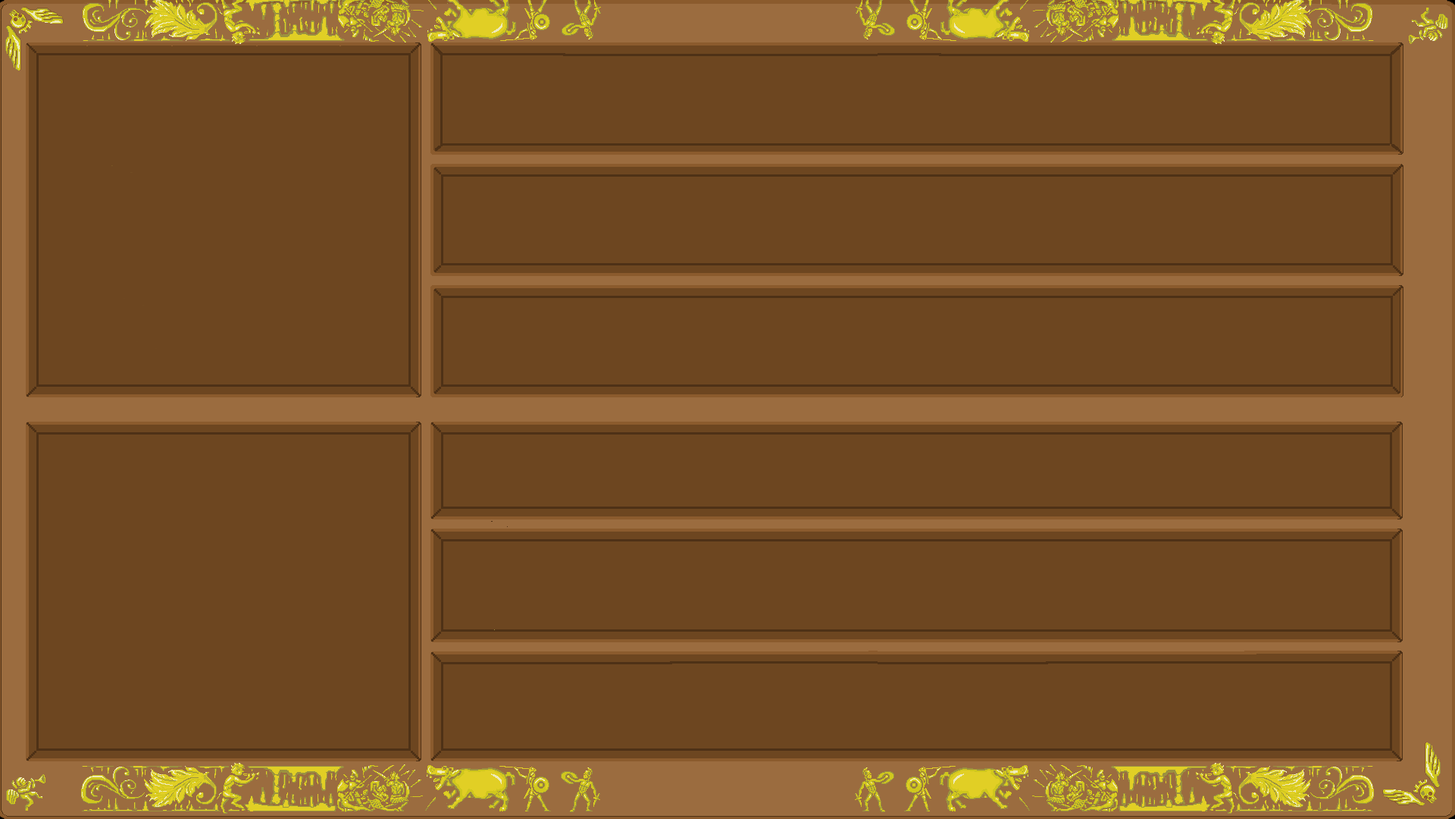
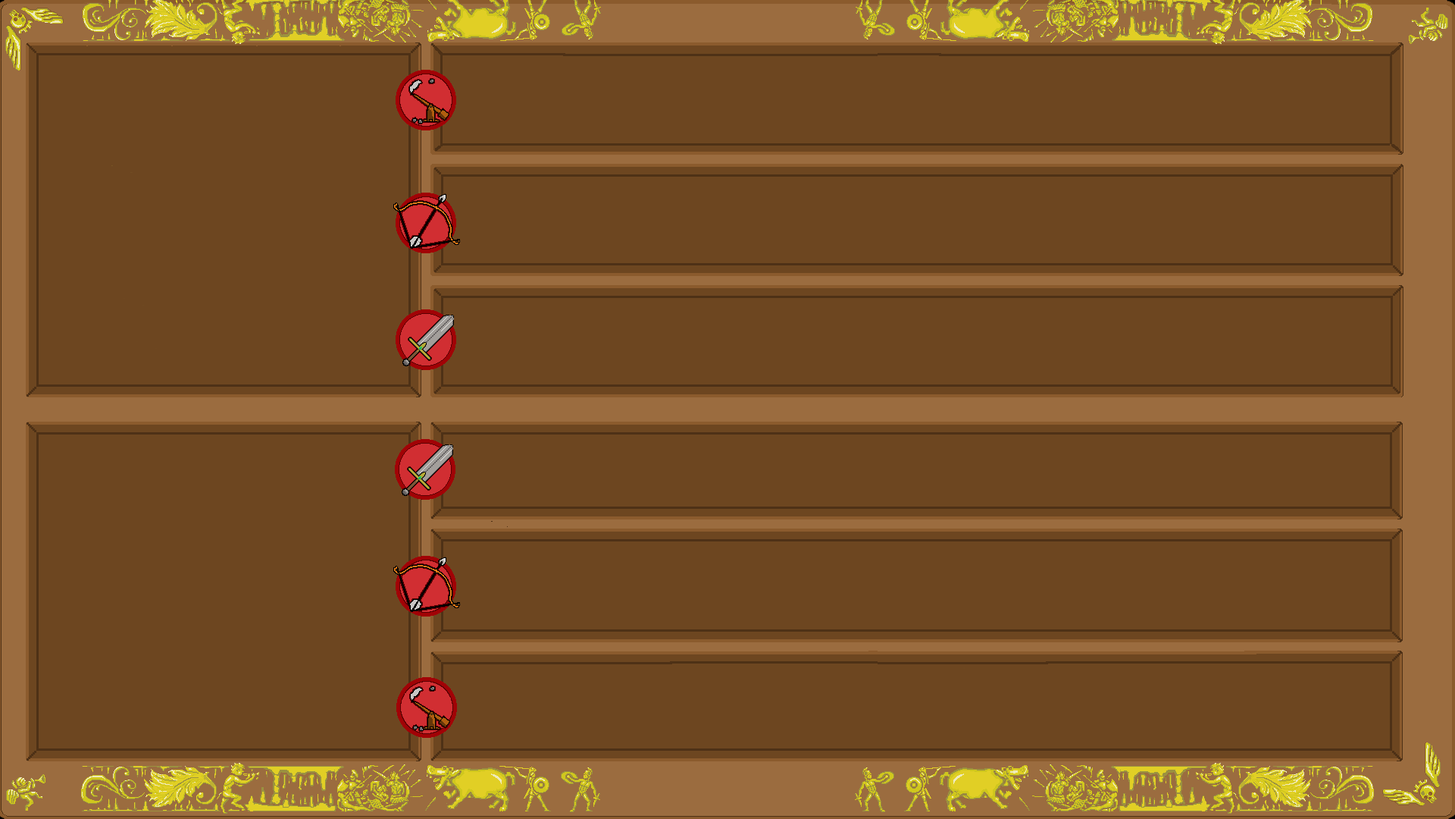
Before/after of a 1455px x 819px layered artwork. What changed in the layer stack:
painted on "Capa de pintura 1" (1st of 3) over [393, 69, 495, 738]
painted on "Capa de pintura 1" (2nd of 3) over [393, 555, 495, 738]
painted on "Capa de pintura 1" (3rd of 3) over [393, 192, 495, 738]
painted on "Capa de pintura 2(pegado)" (2nd of 3) over [393, 69, 495, 738]
painted on "Capa de pintura 2(pegado)" (3rd of 3) over [393, 69, 495, 738]
added layer "Copia de token_catapult" above "token_catapult" over [393, 69, 461, 245]
added layer "token_catapult" above "token_espada" over [396, 676, 458, 738]
added layer "token_espada" (1st of 2) above "token_espada" over [393, 309, 495, 727]
added layer "token_espada" (2nd of 2) above "token_arco" over [393, 438, 495, 738]
added layer "token_arco" (1st of 2) above "token_arco" over [393, 125, 461, 254]
added layer "token_arco" (2nd of 2) above "Capa de pintura 1 Fusionades" over [393, 488, 461, 617]
painted on "Capa de pintura 1 Fusionades" over [393, 69, 495, 738]
painted on "Background" over [393, 69, 461, 583]
